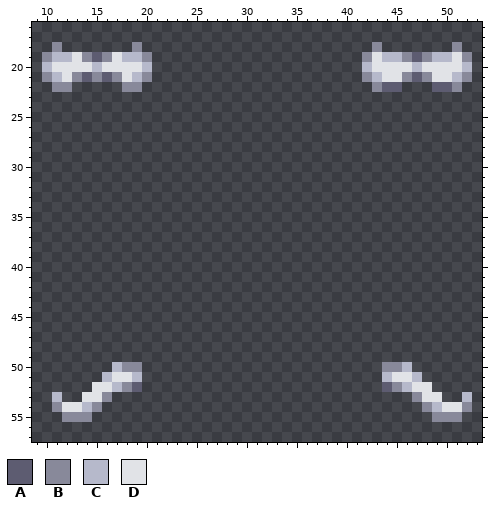
Two states of a pixel-art sprite, Resources/Textures/_CP14/Clothing/Pants/merchants_pantaloons.rsi/equipped-PANTS.png. Above is the file before it was changed.
The file is 64x64 pixels. Shown: x 9..53, y 16..57.
Palette (. is transparent): A #5d5c71  B #88899a  C #b6b9cb  D #e1e3e7
Pixels before, first column x 10:
18 .B.......B.......................B.......B.
19 BCCDBABDCCB.....................BDCCBABCCDB
20 CDDDDCDDDDC.....................CDDDDCDDDDC
21 BCDBABABDCB.....................BCDDBABDDCB
22 .BB.....BB.......................BAA...AAB.
23 ...........................................
24 ...........................................
25 ...........................................
26 ...........................................
27 ...........................................
28 ...........................................
29 ...........................................
30 ...........................................
31 ...........................................
32 ...........................................
33 ...........................................
34 ...........................................
35 ...........................................
36 ...........................................
37 ...........................................
38 ...........................................
39 ...........................................
40 ...........................................
41 ...........................................
42 ...........................................
43 ...........................................
44 ...........................................
45 ...........................................
46 ...........................................
47 ...........................................
48 ...........................................
49 ...........................................
50 .......CBB........................BBC......
51 ......CDDC........................CDDC.....
52 .....DDCBA........................ABCDD....
53 .C..DDB..............................BDD..C
54 .BDDCB................................BCDDB
55 ..BBB..................................BBB.
And afterwards:
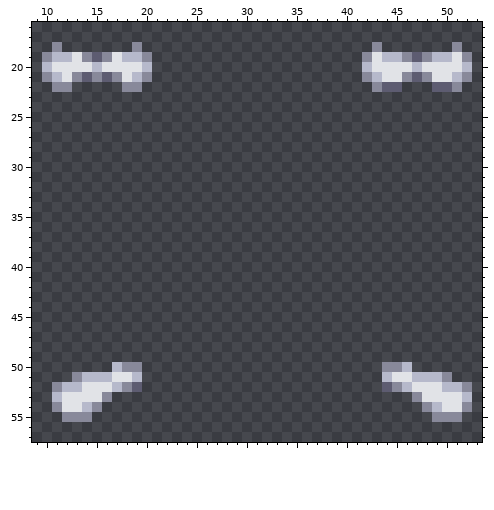
The edit:
y 51: x 13..15 ... -> BCC; x 48..50 ... -> CCB
y 52: x 11..14 .... -> BCCD; x 49..52 .... -> DCCB
y 53: x 12..13 .. -> DD; x 50..51 .. -> DD
